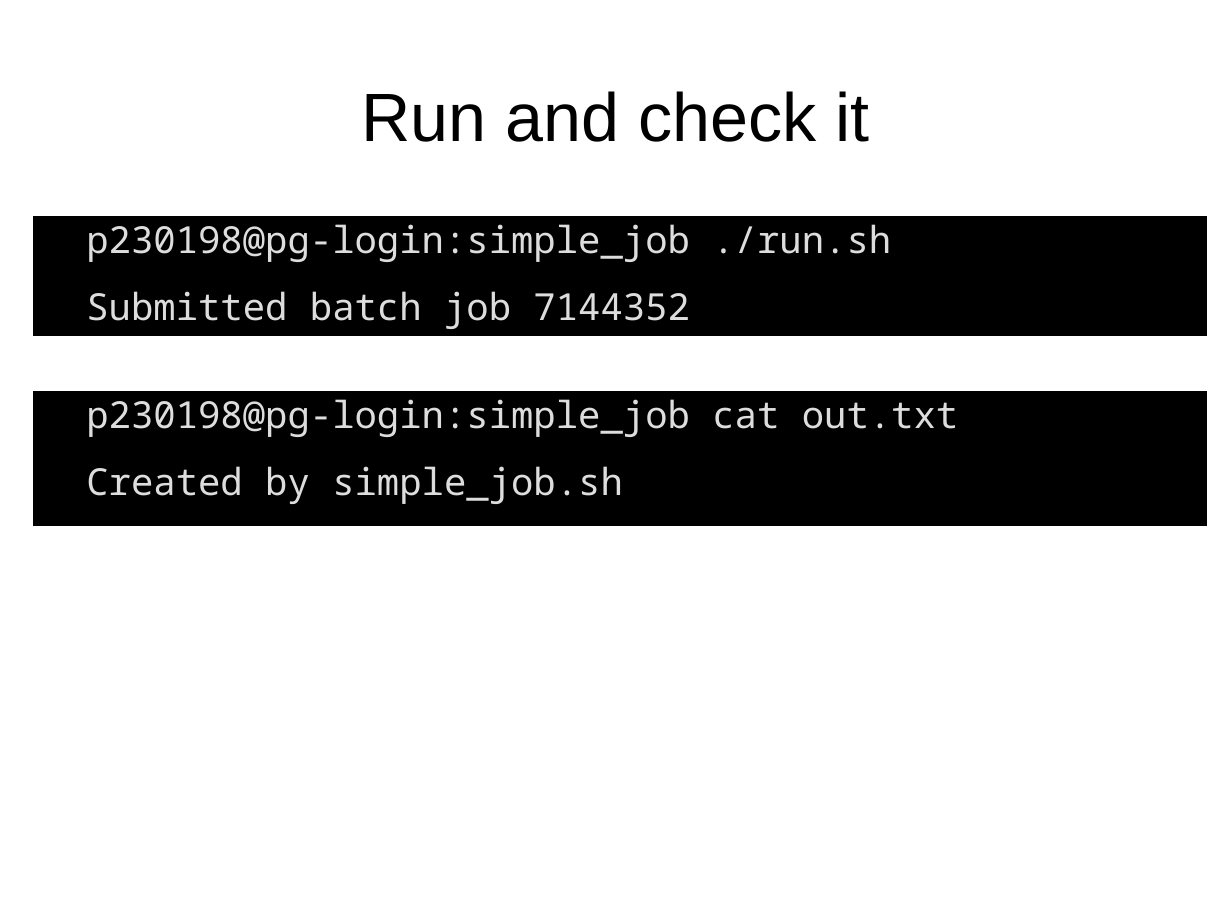
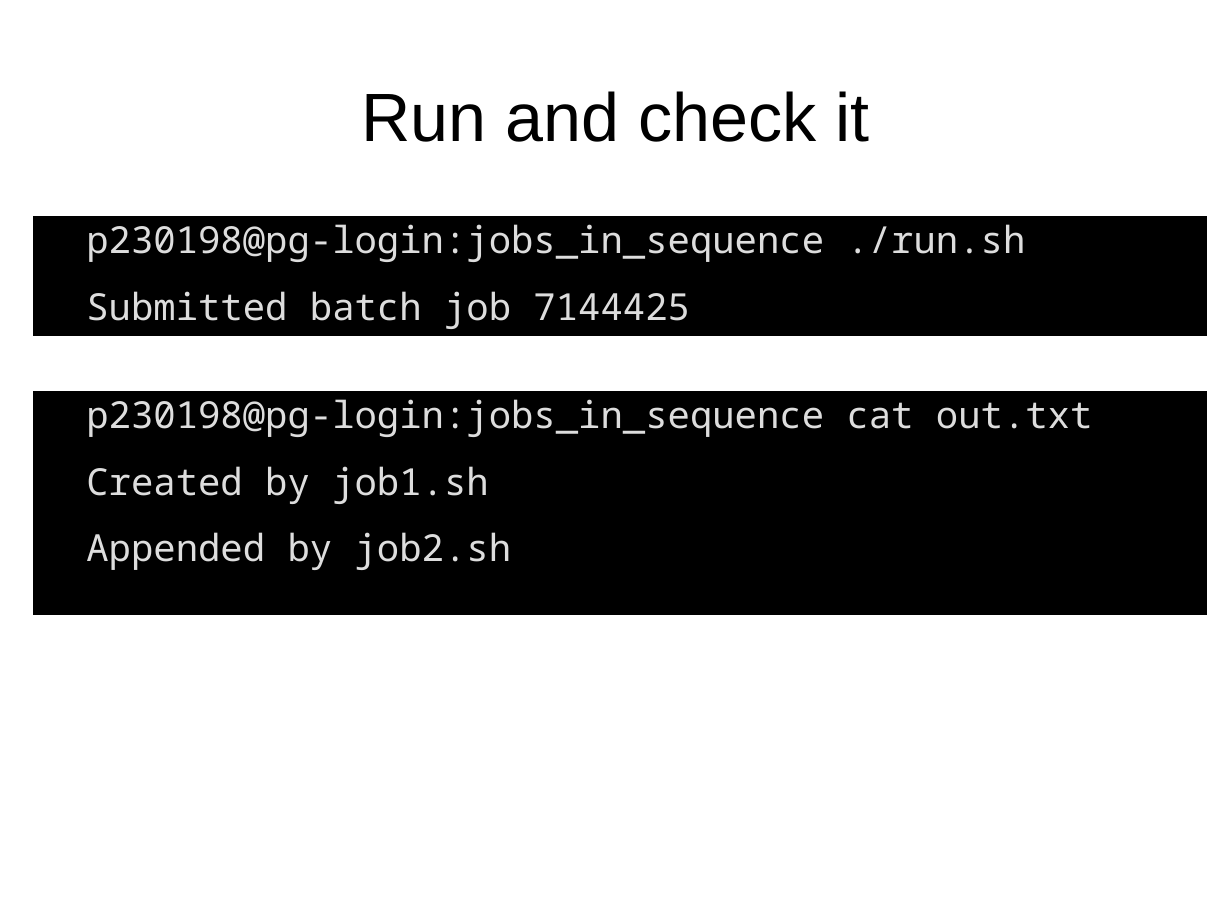
Before and after one commit to richelbilderbeek/peregrine, a slide deck: slide 9 of ParallelComputation.odp. Drawn at 1232x924 pixels with LibreOffice and Linux fonts; fonts in the diff are those of the drawing. Boxes give left, top, right and bottom in pixels: in the first picture for what was removed or moved away, otherwise in the second. Text is boxed around its words. In the diff, an @@ line names an element or a change of style, - is before the commit and + after.

Commit message:
Created jobs_parallel demo

```diff
--- a/ParallelComputation.odp
+++ b/ParallelComputation.odp
@@ text at [86,224,1026,329]: text changed @@
-p230198@pg-login:simple_job ./run.sh
-● Submitted batch job 7144352
+p230198@pg-login:jobs_in_sequence ./run.sh
+● Submitted batch job 7144425
@@ text "p230198@pg-login:jobs_in_sequence cat out.txt": place and size @@
-text "p230198@pg-login:jobs_in_sequence cat out.txt" at [34,391,1207,525]
+text "p230198@pg-login:jobs_in_sequence cat out.txt" at [34,391,1207,615]
@@ text at [86,399,1093,570]: text changed @@
-p230198@pg-login:simple_job cat out.txt
-● Created by simple_job.sh
+p230198@pg-login:jobs_in_sequence cat out.txt
+● Created by job1.sh
+● Appended by job2.sh
```
Also in this commit, not shown: 2 other slides changed, 6 slides added, 11 other files.
